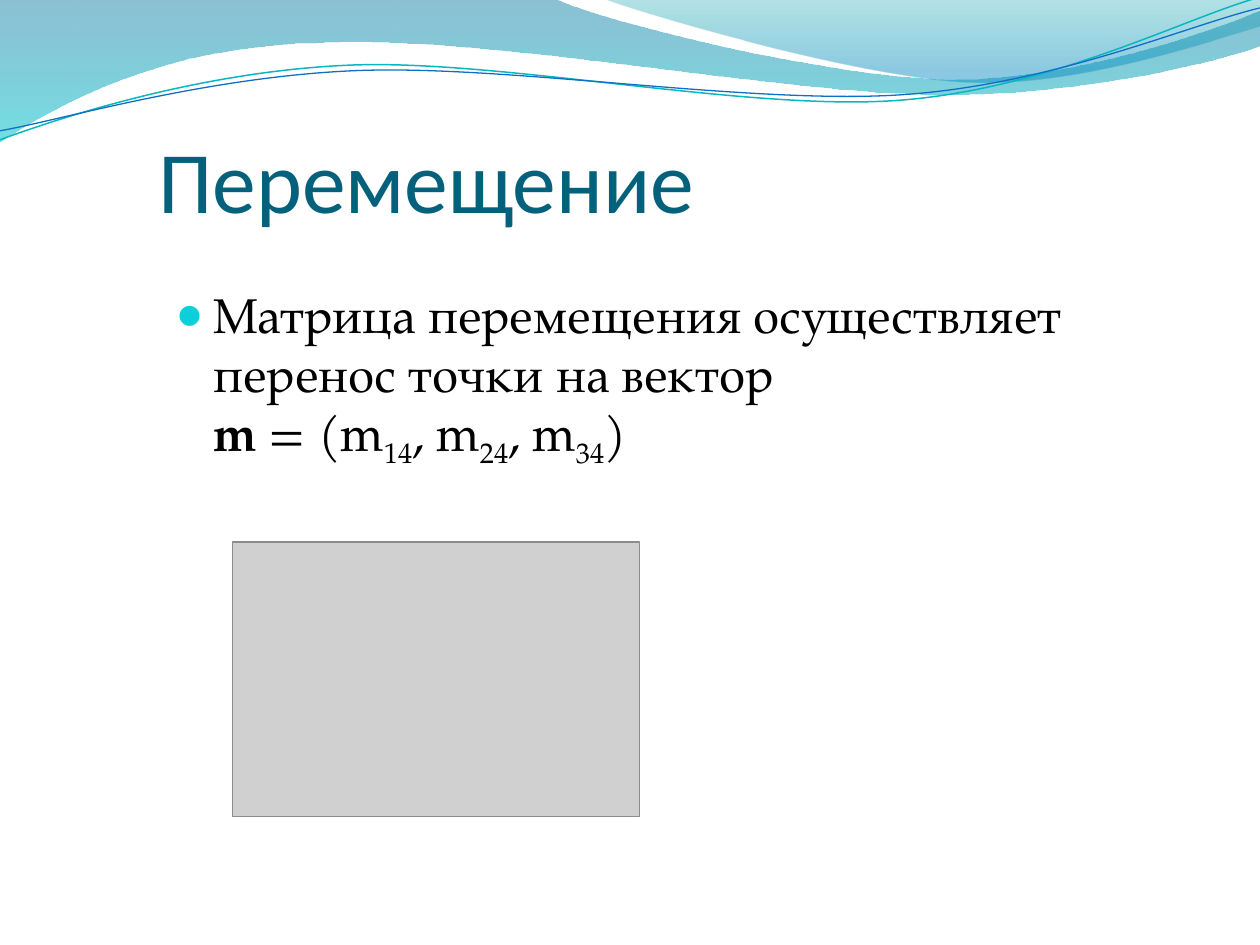
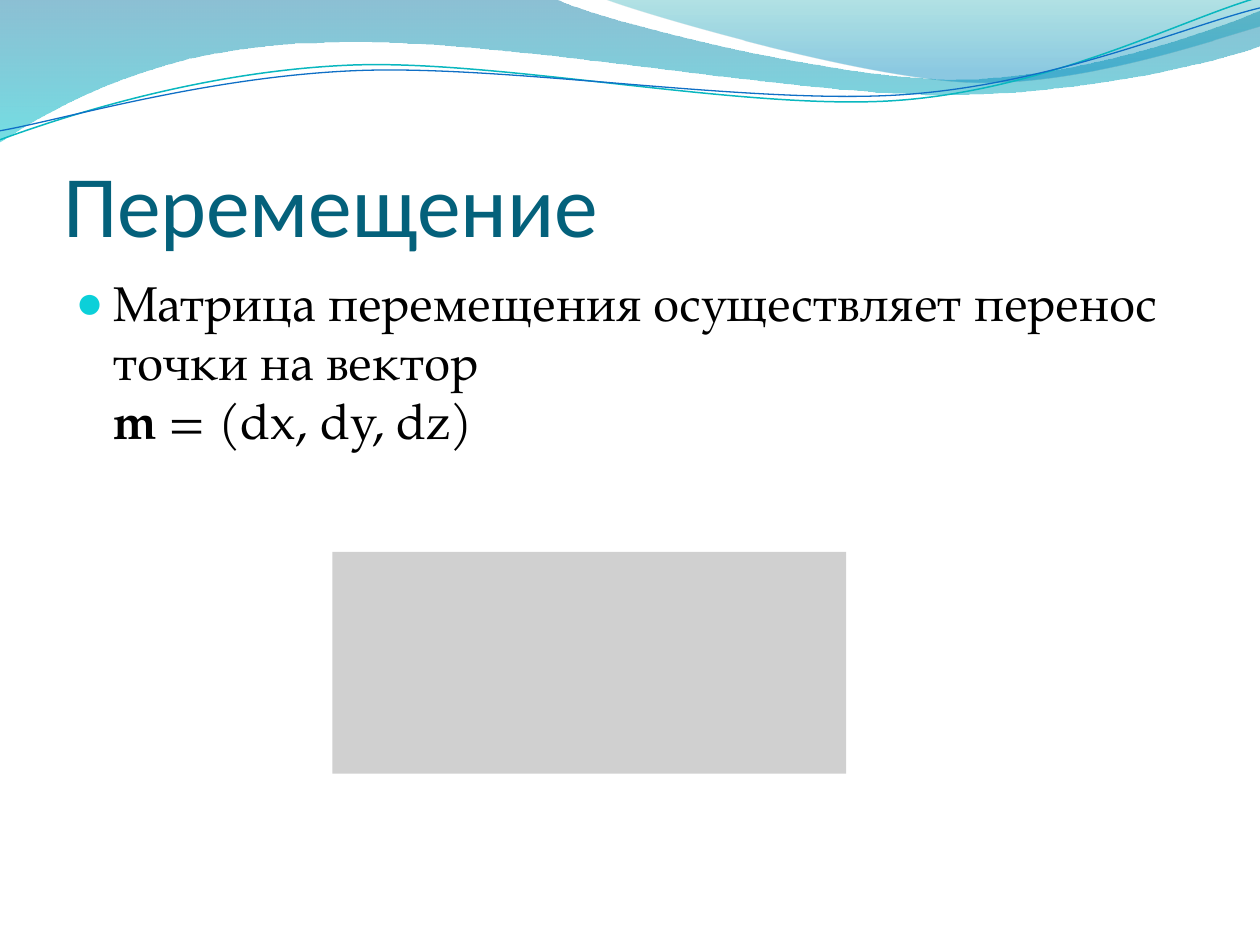
Before and after one commit to alexey-malov/cg-course, a slide deck: slide 96 of lectures/03 - Векторный анализ, трансформации и матрицы.pptx (slide 93 before the commit). Drawn at 1260x945 pixels with LibreOffice and Linux fonts; fonts in the diff are those of the drawing; grey boxes stand for pictures; background and template pictures are left out. Boxes give left, top, right and bottom in pixels: in the first picture for what was removed or moved away, otherwise in the second. Text is boxed around its words. In the diff, an @@ line names an element or a change of style, - is before the commit and + after.

```diff
--- a/lectures/03 - Векторный анализ, трансформации и матрицы.pptx
+++ b/lectures/03 - Векторный анализ, трансформации и матрицы.pptx
@@ title "Перемещение": place and size @@
-title "Перемещение" at (159, 157, 694, 228)
+title "Перемещение" at (63, 181, 598, 252)
@@ text at (113, 287, 1157, 453): text changed @@
-● Матрица перемещения осуществляет перенос точки на вектор
-  m = (m14, m24, m34)
+● Матрица перемещения осуществляет перенос точки на вектор
+  m = (dx, dy, dz)
@@ picture removed at (232, 542, 639, 816) @@
@@ picture added at (333, 552, 847, 774) @@
```
Also in this commit, not shown: 31 other slides changed, 5 slides added, 1 slide removed.
